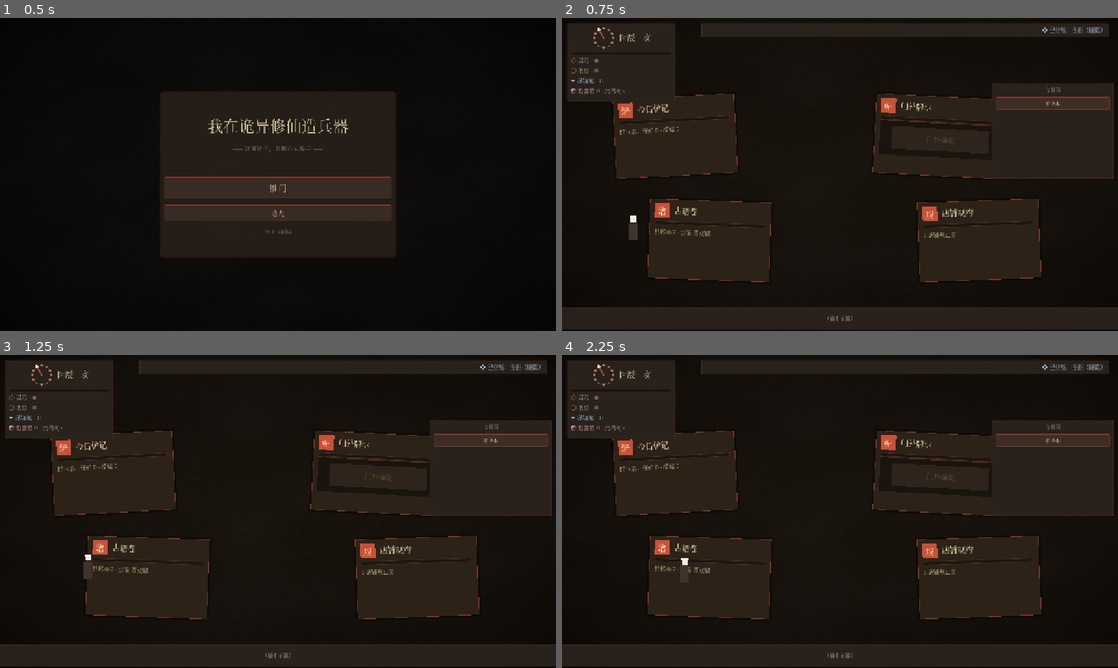
Above: before the commit, frames 1-4 (two rows, left to right).
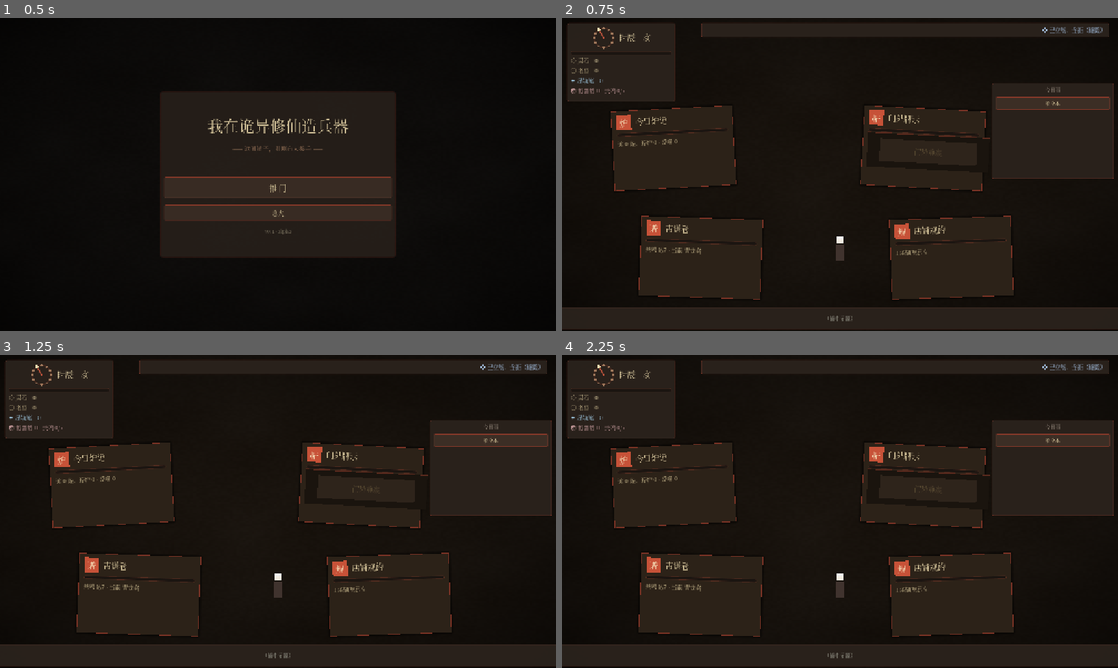
Above: after the commit, the same moments.

Repository: guliqianxun/XiuXianLegend
Game: Godot game, scene res://scenes/main_menu.tscn
Two runs of this game, one before a commit and one after it. Both use one fixed random seed, a clock stepped at 60 frames per second and the inputs below.
Inputs:
- Up to frame 1 (0.5 s): no input
- Up to frame 2 (0.75 s): click "推门" at 0.5 s
- Up to frame 3 (1.25 s): no input
- Up to frame 4 (2.25 s): click "看全本" at 1.25 s; click "合上" at 2 s

Frame 1 is identical in both runs. In frame 2, 6.5% of the frame differs, in the area x 8-87%, y 24-90%; in frame 3, 6.4%; in frame 4, 6.4%.

Commit message:
feat(ui): 多分辨率适配 v1 — stretch=expand + F11 全屏 + 响应式 shop 布局
project.godot:
- window/stretch/aspect="expand"（不变形 + 不留黑边）
- window/size/resizable=true
- 加 WindowManager autoload

WindowManager (新):
- F11 / Alt+Enter 切 fullscreen ↔ windowed

shop_screen.gd:
- @onready _background ref
- 加 CARD_LAYOUT 字典 (4 卷宗 vp 比例位置)
- _layout_for_viewport()：背景占满 + 4 卷宗按 vp 比例摆 + 老铁锚底中
- 接 get_viewport().size_changed 信号自动重布局

验证：1024×768 / 1280×720 / 1920×1080 / 2560×1440 / 3440×1440 全过 n4 烟测，33 测试场景 0 FAIL。

Co-Authored-By: Claude Opus 4.7 (1M context) <noreply@anthropic.com>

Diff:
--- a/godot/project.godot
+++ b/godot/project.godot
@@ -35,6 +35,7 @@
 NarrativeLibrary="*res://scripts/core/narrative_library.gd"
 WeirdCodex="*res://scripts/core/weird_codex.gd"
 EventLog="*res://scripts/core/event_log.gd"
+WindowManager="*res://scripts/core/window_manager.gd"
 
 [debug]
 
@@ -44,7 +45,9 @@
 
 window/size/viewport_width=1280
 window/size/viewport_height=720
+window/size/resizable=true
 window/stretch/mode="canvas_items"
+window/stretch/aspect="expand"
 
 [gui]
 
--- /dev/null
+++ b/godot/scripts/core/window_manager.gd
@@ -0,0 +1,21 @@
+extends Node
+## 全局窗口管理 Autoload。
+## - F11 切换 fullscreen / windowed
+## - Alt+Enter 同效（PC 习惯）
+
+func _unhandled_input(event: InputEvent) -> void:
+	if event is InputEventKey and event.pressed and not event.echo:
+		var key: InputEventKey = event
+		var is_f11: bool = key.keycode == KEY_F11
+		var is_alt_enter: bool = key.keycode == KEY_ENTER and key.alt_pressed
+		if is_f11 or is_alt_enter:
+			toggle_fullscreen()
+			get_viewport().set_input_as_handled()
+
+
+func toggle_fullscreen() -> void:
+	var current: int = DisplayServer.window_get_mode()
+	if current == DisplayServer.WINDOW_MODE_FULLSCREEN or current == DisplayServer.WINDOW_MODE_EXCLUSIVE_FULLSCREEN:
+		DisplayServer.window_set_mode(DisplayServer.WINDOW_MODE_WINDOWED)
+	else:
+		DisplayServer.window_set_mode(DisplayServer.WINDOW_MODE_FULLSCREEN)
--- a/godot/scripts/ui/shop_screen.gd
+++ b/godot/scripts/ui/shop_screen.gd
@@ -4,14 +4,24 @@
 ## N1 仅显示 + 老铁站位 + 时辰 HUD；交互留给后续 milestone。
 
 ## 4 区域中老铁的"站位"坐标（相对于场景原点；避开炉房中央按钮）
+## 这些是 1280×720 基准；实际 viewport 不同时由 _layout_for_viewport 重算
 const AREA_POSITIONS: Dictionary = {
-	&"furnace": Vector2(150, 490),  # 炉房：左下角（避开中央"开炉"按钮）
+	&"furnace": Vector2(150, 490),
 	&"counter": Vector2(640, 490),
 	&"loft":    Vector2(640, 110),
 	&"yard":    Vector2(960, 490),
 }
 
+## 4 卷宗在 viewport 上的相对中心位置（vp 比例 0..1）+ 卡尺寸 base
+const CARD_LAYOUT: Dictionary = {
+	&"forge":   Vector2(0.20, 0.40),
+	&"counter": Vector2(0.65, 0.40),
+	&"codex":   Vector2(0.25, 0.75),
+	&"rules":   Vector2(0.70, 0.75),
+}
+
 @onready var _old_iron: Node2D = $OldIron
+@onready var _background: ColorRect = $Background
 @onready var _hud_time: Label = $HUD/HudFrame/VBox/TimeRow/TimeLabel
 @onready var _hud_money: Label = $HUD/HudFrame/VBox/MoneyLabel
 @onready var _hud_reputation: Label = $HUD/HudFrame/VBox/ReputationLabel
@@ -45,8 +55,9 @@
 		screen.position = Vector2.ZERO
 		screen.size = vp_size
 		screen.visible = false
-	# 老铁初始站在炉房（避开按钮位置）
-	_old_iron.global_position = AREA_POSITIONS[&"furnace"]
+	# 多分辨率：响应窗口尺寸变化重布局（老铁位置由 _layout_for_viewport 安排）
+	get_viewport().size_changed.connect(_layout_for_viewport)
+	_layout_for_viewport()
 	# 启动后立即载档
 	SaveSystem.load_or_init()
 	# 给玩家点初始材料用于试炉（仅在 inventory 为空时）
@@ -101,6 +112,31 @@
 const _GUPU_IDS: Array[StringName] = [&"qing_long", &"xuan_wu", &"zhu_que", &"bai_hu", &"zi_wei", &"xue_yao", &"can_xiu"]
 
 
+## 重布局以适应当前 viewport 尺寸（窗口缩放 / fullscreen 切换 / 不同分辨率启动）
+func _layout_for_viewport() -> void:
+	var vp: Vector2 = get_viewport_rect().size
+	# 背景占满
+	if _background != null:
+		_background.position = Vector2.ZERO
+		_background.size = vp
+	# 4 卷宗按相对中心位置摆放
+	var cards := {
+		&"forge": _card_forge,
+		&"counter": _card_counter,
+		&"codex": _card_codex,
+		&"rules": _card_rules,
+	}
+	for k in cards:
+		var card: ScrollCard = cards[k]
+		if card == null:
+			continue
+		var center: Vector2 = CARD_LAYOUT[k]
+		var sz: Vector2 = card.card_size
+		card.position = Vector2(vp.x * center.x - sz.x * 0.5, vp.y * center.y - sz.y * 0.5)
+	# 老铁锚底中
+	_old_iron.global_position = Vector2(vp.x * 0.5, vp.y - 180)
+
+
 func _refresh_card_forge() -> void:
 	var entries: Array = EventLog.entries
 	var open_n: int = 0
Not shown, added: godot/scripts/core/window_manager.gd.uid
Not shown, changed: README.md
